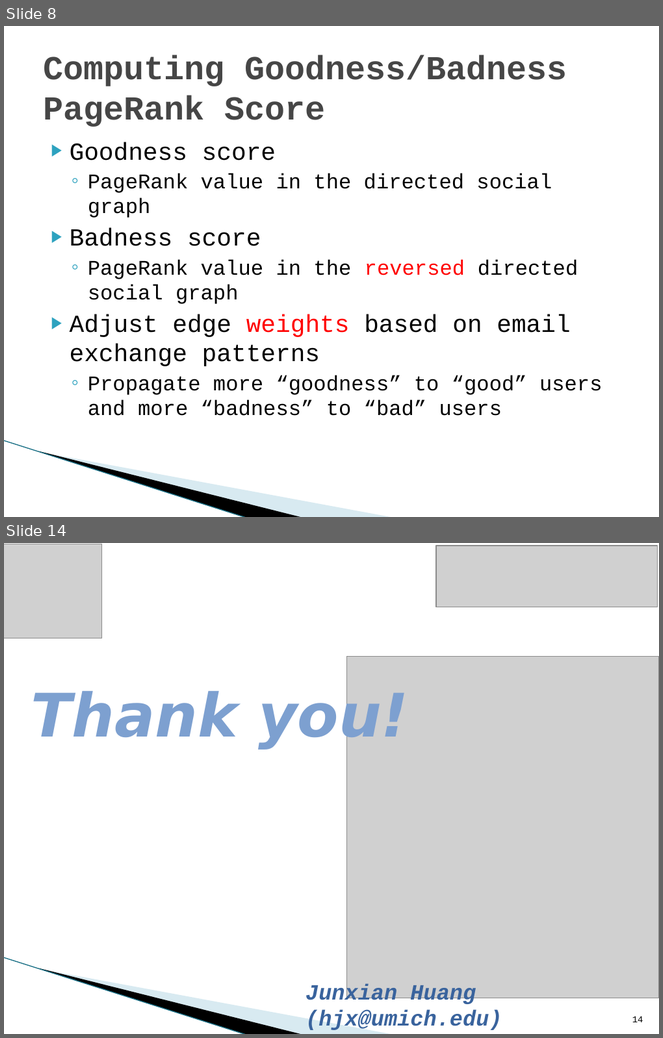
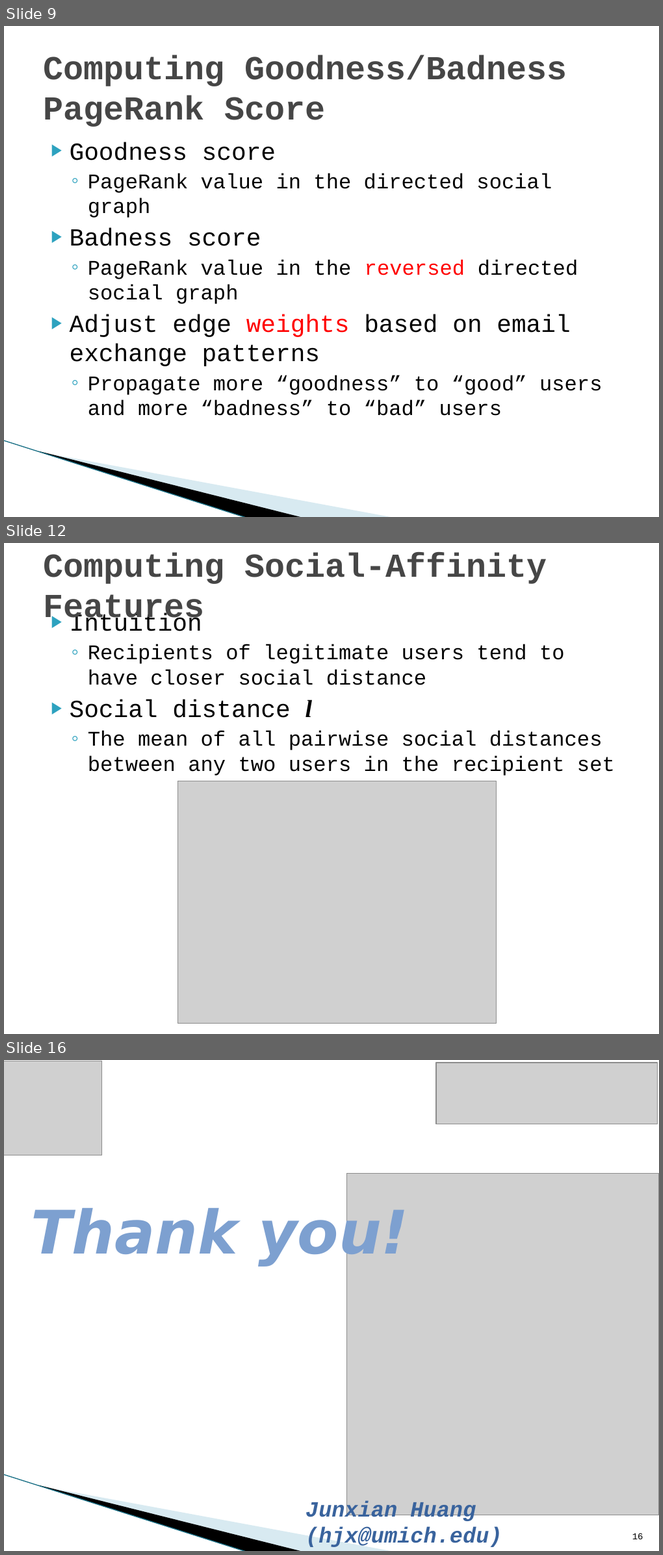
Before and after one commit to quietbamboo/homepage, a slide deck: slides/asiaccs_socialwatch.pptx. Shown one above the other, each under a label of ours: slides 8 and 14 before the commit, slides 9, 12 and 16 after it; the slides between them are not shown. The pictures are 663x1038 and 663x1555 pixels, drawn with LibreOffice and Linux fonts; fonts in the diff are those of the drawing; grey boxes stand for pictures; background and template pictures are left out. Boxes give left, top, right and bottom in pixels: in the first picture for what was removed or moved away, otherwise in the second. Text is boxed around its words. In the diff, an @@ line names an element or a change of style, - is before the commit and + after.

```diff
--- a/slides/asiaccs_socialwatch.pptx
+++ b/slides/asiaccs_socialwatch.pptx
@@ slide 12 added at bbox=[4, 543, 659, 1034], background #FFFFFF; not listed: 2 template elements that a slide beside it also shows @@
@@ title added at bbox=[43, 553, 547, 627], 36.9 pt, text #464646, bold @@
+Computing Social-Affinity Features
@@ text added at bbox=[70, 613, 615, 776], 23 pt, text #000000 @@
+▶ Intuition
+  ◦ Recipients of legitimate users tend to have closer social distance
+▶ Social distance l
+  ◦ The mean of all pairwise social distances between any two users in the recipient set
@@ rectangle added at bbox=[4, 698, 466, 1034], fill #FFFFFF @@
@@ picture added at bbox=[178, 781, 497, 1023] @@
@@ what was slide 8 is now slide 9 @@
@@ what was slide 14 is now slide 16 @@
@@ page number at bbox=[633, 1533, 644, 1540]: text changed @@
-14
+16
```
Also in this commit, not shown: 8 slides changed, 1 other slide added.
